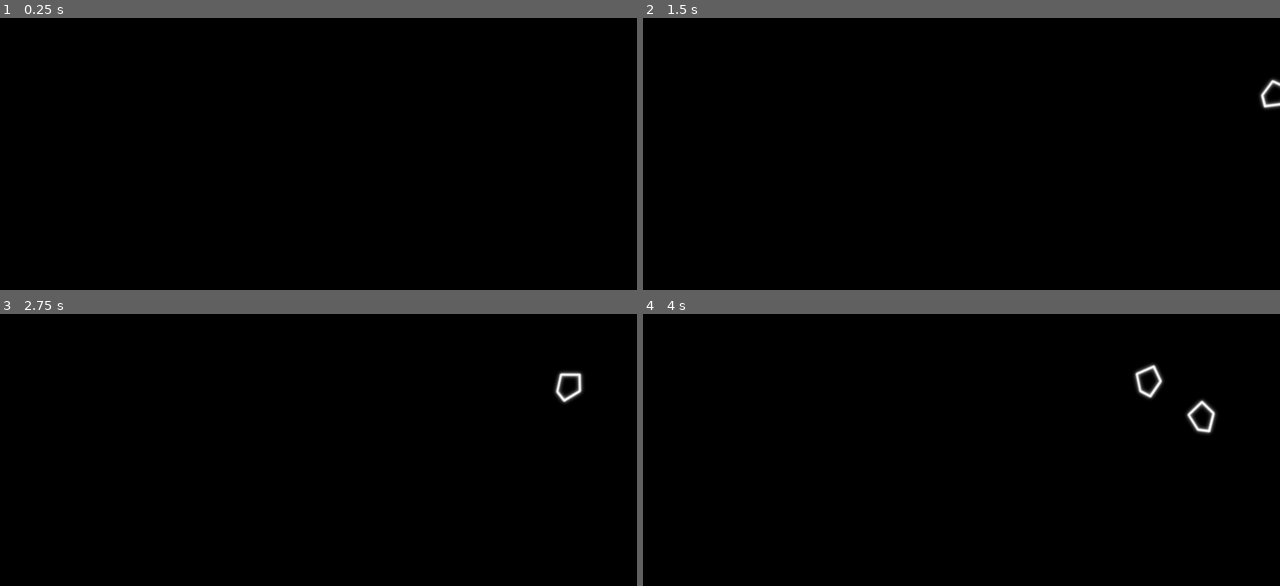
Above: before the commit, frames 1-4 (two rows, left to right).
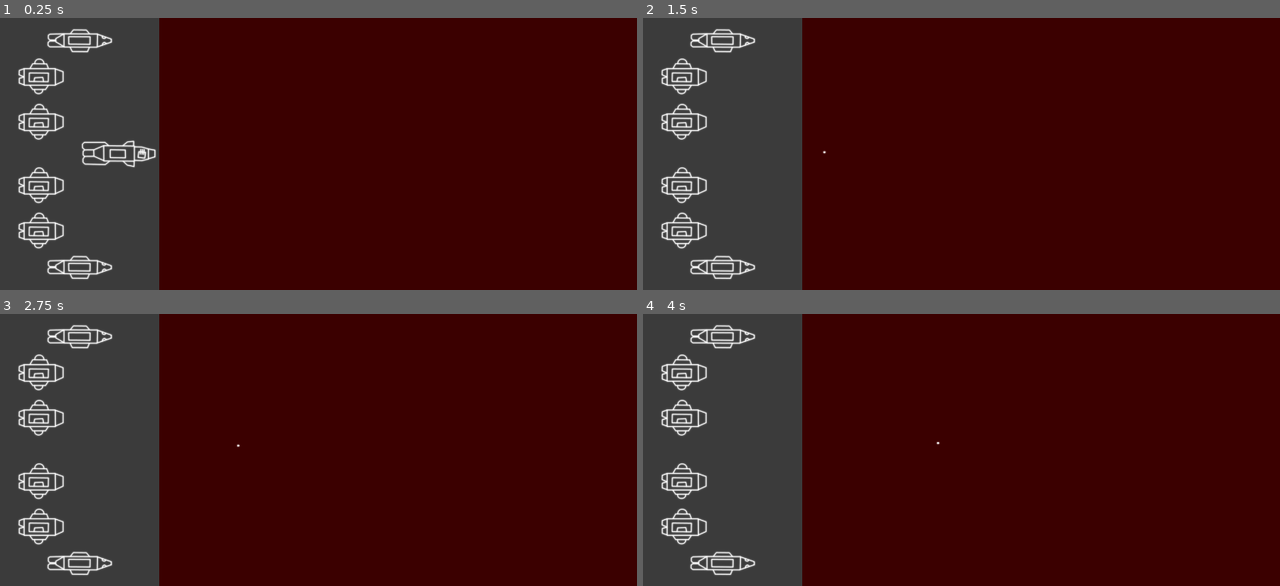
Above: after the commit, the same moments.

Repository: couaky/crossing-the-field
Game: Godot game, scene res://main/Main.tscn
Same seed, same stepped clock (60 frames per second), same inputs: the game is played once before the commit and once after it.
Inputs (mouse positions are in pixels of both pictures, inside the frame that each line leads up to):
- Up to frame 1 (0.25 s): no input
- Up to frame 2 (1.5 s): tap Enter at 0.5 s; move the mouse to (1101, 140) at 0.52 s; tap Q (fire_cannons, bound only after the commit) at 0.6, 1.35 s; tap Space at 1.25 s; move the mouse to (834, 167) at 1.27 s
- Up to frame 3 (2.75 s): move the mouse to (382, 390) at 2.02 s; tap Q (fire_cannons, bound only after the commit) at 2.1 s
- Up to frame 4 (4 s): move the mouse to (929, 504) at 2.77 s; tap Q (fire_cannons, bound only after the commit) at 2.85, 3.6 s; move the mouse to (1152, 490) at 3.52 s

The runs differ from the first frame. In frame 1, 100% of the frame differs, in the area x 0-100%, y 0-100%; in frame 2, 100%; in frame 3, 100%; in frame 4, 100%.
Error after the commit: Attempt to call function 'look_at' in base 'previously freed instance' on a null instance. (res://components/PlayerFleet.gd:28)

Commit message:
Better scale + collision + add fleet and first draft cannons

Diff:
--- a/components/Asteroid.gd
+++ b/components/Asteroid.gd
@@ -1,4 +1,4 @@
-extends KinematicBody2D
+extends Area2D
 
 
 var max_rotation_speed: float = 90.0
@@ -28,3 +28,7 @@
 
 	if position.x < 0:
 		queue_free()
+
+
+func _on_Asteroid_area_shape_entered(area_rid, area, area_shape_index, local_shape_index):
+	queue_free()
--- a/components/Asteroid.tscn
+++ b/components/Asteroid.tscn
@@ -4,13 +4,16 @@
 [ext_resource path="res://components/Asteroid.gd" type="Script" id=2]
 
 [sub_resource type="CircleShape2D" id=1]
-radius = 30.0
+radius = 11.0
 
-[node name="Asteroid" type="KinematicBody2D"]
+[node name="Asteroid" type="Area2D"]
 script = ExtResource( 2 )
 
 [node name="Sprite" type="Sprite" parent="."]
+scale = Vector2( 0.35, 0.35 )
 texture = ExtResource( 1 )
 
 [node name="CollisionShape2D" type="CollisionShape2D" parent="."]
 shape = SubResource( 1 )
+
+[connection signal="area_shape_entered" from="." to="." method="_on_Asteroid_area_shape_entered"]
--- /dev/null
+++ b/components/CannonShell.gd
@@ -0,0 +1,15 @@
+extends Area2D
+
+
+var target: Vector2 = Vector2.ZERO
+var direction: Vector2 = Vector2.ZERO
+var speed: float = 100
+
+
+func fire_at(shot_target: Vector2):
+	target = shot_target
+	direction = (target - position).normalized()
+
+
+func _process(delta):
+	position += direction * speed * delta
--- /dev/null
+++ b/components/CannonShell.tscn
@@ -0,0 +1,19 @@
+[gd_scene load_steps=4 format=2]
+
+[ext_resource path="res://assets/Shell.png" type="Texture" id=1]
+[ext_resource path="res://components/CannonShell.gd" type="Script" id=2]
+
+[sub_resource type="CapsuleShape2D" id=1]
+radius = 2.0
+height = 2.0
+
+[node name="CannonShell" type="Area2D"]
+script = ExtResource( 2 )
+
+[node name="Sprite" type="Sprite" parent="."]
+scale = Vector2( 0.35, 0.35 )
+texture = ExtResource( 1 )
+
+[node name="CollisionShape2D" type="CollisionShape2D" parent="."]
+rotation = 1.5708
+shape = SubResource( 1 )
--- /dev/null
+++ b/components/PlayerFleet.gd
@@ -0,0 +1,31 @@
+extends Node2D
+
+
+export var cannon_shell: PackedScene
+
+var min_x_cursor = 350
+
+var turret_node: Node2D
+
+
+func _fire_cannon(shot_target: Vector2):
+	print("Shoot at %s" % shot_target)
+	var created_shell = cannon_shell.instance()
+	add_child(created_shell)
+	created_shell.global_position = turret_node.global_position
+	created_shell.global_rotation = turret_node.global_rotation
+	created_shell.fire_at(shot_target)
+
+
+func _ready():
+	turret_node = $Cruiser/SpriteTurret
+
+
+func _process(delta):
+	var mouse_position = get_viewport().get_mouse_position()
+	mouse_position.x = max(mouse_position.x, min_x_cursor)
+
+	turret_node.look_at(mouse_position)
+
+	if Input.is_action_just_pressed("fire_cannons"):
+		_fire_cannon(mouse_position)
--- /dev/null
+++ b/components/PlayerFleet.tscn
@@ -0,0 +1,108 @@
+[gd_scene load_steps=8 format=2]
+
+[ext_resource path="res://assets/Cruiser.png" type="Texture" id=1]
+[ext_resource path="res://assets/Escort.png" type="Texture" id=2]
+[ext_resource path="res://assets/Cargo.png" type="Texture" id=3]
+[ext_resource path="res://components/PlayerShip.gd" type="Script" id=4]
+[ext_resource path="res://assets/Turret.png" type="Texture" id=5]
+[ext_resource path="res://components/PlayerFleet.gd" type="Script" id=6]
+[ext_resource path="res://components/CannonShell.tscn" type="PackedScene" id=7]
+
+[node name="PlayerFleet" type="Node2D"]
+script = ExtResource( 6 )
+cannon_shell = ExtResource( 7 )
+
+[node name="FleetArea" type="ColorRect" parent="."]
+margin_right = 350.0
+margin_bottom = 600.0
+color = Color( 1, 1, 1, 0.235294 )
+
+[node name="FightArea" type="ColorRect" parent="."]
+margin_left = 350.0
+margin_right = 1400.0
+margin_bottom = 600.0
+color = Color( 1, 0, 0, 0.235294 )
+
+[node name="Cruiser" type="Area2D" parent="."]
+position = Vector2( 260, 300 )
+script = ExtResource( 4 )
+
+[node name="SpriteHull" type="Sprite" parent="Cruiser"]
+scale = Vector2( 0.35, 0.35 )
+texture = ExtResource( 1 )
+
+[node name="SpriteTurret" type="Sprite" parent="Cruiser"]
+position = Vector2( 52, 0 )
+scale = Vector2( 0.35, 0.35 )
+texture = ExtResource( 5 )
+
+[node name="CollisionPolygon2D" type="CollisionPolygon2D" parent="Cruiser"]
+polygon = PoolVector2Array( -78, -26, 34, -28, 81, -9, 81, 7, 35, 28, -77, 23 )
+
+[node name="EscortA" type="Area2D" parent="."]
+position = Vector2( 175, 50 )
+scale = Vector2( 1, 1 )
+script = ExtResource( 4 )
+
+[node name="Sprite" type="Sprite" parent="EscortA"]
+scale = Vector2( 0.35, 0.35 )
+texture = ExtResource( 2 )
+
+[node name="CollisionPolygon2D" type="CollisionPolygon2D" parent="EscortA"]
+polygon = PoolVector2Array( -69, -15, -23, -15, -14, -25, 16, -25, 24, -16, 39, -15, 70, -4, 70, 4, 38, 15, 22, 15, 18, 25, -17, 25, -22, 15, -70, 15 )
+
+[node name="EscortB" type="Area2D" parent="."]
+position = Vector2( 175, 550 )
+scale = Vector2( 1, 1 )
+script = ExtResource( 4 )
+
+[node name="Sprite" type="Sprite" parent="EscortB"]
+scale = Vector2( 0.35, 0.35 )
+texture = ExtResource( 2 )
+
+[node name="CollisionPolygon2D" type="CollisionPolygon2D" parent="EscortB"]
+polygon = PoolVector2Array( -69, -15, -23, -15, -14, -25, 16, -25, 24, -16, 39, -15, 70, -4, 70, 4, 38, 15, 22, 15, 18, 25, -17, 25, -22, 15, -70, 15 )
+
+[node name="CargoA" type="Area2D" parent="."]
+position = Vector2( 90, 130 )
+script = ExtResource( 4 )
+
+[node name="Sprite" type="Sprite" parent="CargoA"]
+scale = Vector2( 0.35, 0.35 )
+texture = ExtResource( 3 )
+
+[node name="CollisionPolygon2D" type="CollisionPolygon2D" parent="CargoA"]
+polygon = PoolVector2Array( -48, -19, -25, -19, -12, -40, 5, -40, 18, -19, 32, -19, 49, -12, 49, 10, 32, 19, 17, 19, 2, 38, -11, 38, -25, 19, -48, 19 )
+
+[node name="CargoB" type="Area2D" parent="."]
+position = Vector2( 90, 230 )
+script = ExtResource( 4 )
+
+[node name="Sprite" type="Sprite" parent="CargoB"]
+scale = Vector2( 0.35, 0.35 )
+texture = ExtResource( 3 )
+
+[node name="CollisionPolygon2D" type="CollisionPolygon2D" parent="CargoB"]
+polygon = PoolVector2Array( -48, -19, -25, -19, -12, -40, 5, -40, 18, -19, 32, -19, 49, -12, 49, 10, 32, 19, 17, 19, 2, 38, -11, 38, -25, 19, -48, 19 )
+
+[node name="CargoC" type="Area2D" parent="."]
+position = Vector2( 90, 370 )
+script = ExtResource( 4 )
+
+[node name="Sprite" type="Sprite" parent="CargoC"]
+scale = Vector2( 0.35, 0.35 )
+texture = ExtResource( 3 )
+
+[node name="CollisionPolygon2D" type="CollisionPolygon2D" parent="CargoC"]
+polygon = PoolVector2Array( -48, -19, -25, -19, -12, -40, 5, -40, 18, -19, 32, -19, 49, -12, 49, 10, 32, 19, 17, 19, 2, 38, -11, 38, -25, 19, -48, 19 )
+
+[node name="CargoD" type="Area2D" parent="."]
+position = Vector2( 90, 470 )
+script = ExtResource( 4 )
+
+[node name="Sprite" type="Sprite" parent="CargoD"]
+scale = Vector2( 0.35, 0.35 )
+texture = ExtResource( 3 )
+
+[node name="CollisionPolygon2D" type="CollisionPolygon2D" parent="CargoD"]
+polygon = PoolVector2Array( -48, -19, -25, -19, -12, -40, 5, -40, 18, -19, 32, -19, 49, -12, 49, 10, 32, 19, 17, 19, 2, 38, -11, 38, -25, 19, -48, 19 )
--- /dev/null
+++ b/components/PlayerShip.gd
@@ -0,0 +1,18 @@
+extends Area2D
+
+
+export var hull_points: int = 1
+
+
+func _take_damage():
+	hull_points -= 1
+	if hull_points == 0:
+		queue_free()
+
+
+func _ready():
+	connect("area_shape_entered", self, "_on_self_area_shape_entered")
+
+
+func _on_self_area_shape_entered(area_rid, area, area_shape_index, local_shape_index):
+	_take_damage()
--- a/main/AsteroidSpawner.gd
+++ b/main/AsteroidSpawner.gd
@@ -6,18 +6,22 @@
 var chance_to_spawn = 0.5
 
 
+func _spawn_asteroid():
+	var viewport_size = get_viewport().size
+	var spawn_position = Vector2(
+		viewport_size.x - 10,
+		rand_range(10, viewport_size.y - 10))
+	var target_position = Vector2(
+		10,
+		rand_range(10, viewport_size.y - 10))
+
+	var new_asteroid = asteroid_scene.instance()
+	add_child(new_asteroid)
+	new_asteroid.position = spawn_position
+	new_asteroid.go_to(target_position)
+
+
 func _on_SpawnTimer_timeout():
 	var spawn_odd = randf()
 	if spawn_odd < chance_to_spawn:
-		var viewport_size = get_viewport().size
-		var spawn_position = Vector2(
-			viewport_size.x - 10,
-			rand_range(10, viewport_size.y - 10))
-		var target_position = Vector2(
-			10,
-			rand_range(10, viewport_size.y - 10))
-
-		var new_asteroid = asteroid_scene.instance()
-		add_child(new_asteroid)
-		new_asteroid.position = spawn_position
-		new_asteroid.go_to(target_position)
+		_spawn_asteroid()
--- a/main/Main.gd
+++ b/main/Main.gd
@@ -1,16 +1,15 @@
 extends Node2D
 
 
-# Declare member variables here. Examples:
-# var a = 2
-# var b = "text"
+# TODOs
+#	Finalize cannon shots
+#		Layer management for collisions
+#		Fire at correct location
+#		Explose at target
+#		Explose at contact
+#		Reload management ?
+#	Next steps
 
 
-# Called when the node enters the scene tree for the first time.
 func _ready():
 	randomize()
-
-
-# Called every frame. 'delta' is the elapsed time since the previous frame.
-#func _process(delta):
-#	pass
--- a/main/Main.tscn
+++ b/main/Main.tscn
@@ -1,8 +1,9 @@
-[gd_scene load_steps=4 format=2]
+[gd_scene load_steps=5 format=2]
 
 [ext_resource path="res://main/AsteroidSpawner.gd" type="Script" id=1]
 [ext_resource path="res://main/Main.gd" type="Script" id=2]
 [ext_resource path="res://components/Asteroid.tscn" type="PackedScene" id=3]
+[ext_resource path="res://components/PlayerFleet.tscn" type="PackedScene" id=4]
 
 [node name="Main" type="Node2D"]
 script = ExtResource( 2 )
@@ -13,6 +14,7 @@
 
 [node name="SpawnTimer" type="Timer" parent="AsteroidSpawner"]
 wait_time = 0.5
-autostart = true
+
+[node name="PlayerFleet" parent="." instance=ExtResource( 4 )]
 
 [connection signal="timeout" from="AsteroidSpawner/SpawnTimer" to="AsteroidSpawner" method="_on_SpawnTimer_timeout"]
--- a/project.godot
+++ b/project.godot
@@ -24,6 +24,14 @@
 
 common/drop_mouse_on_gui_input_disabled=true
 
+[input]
+
+fire_cannons={
+"deadzone": 0.5,
+"events": [ Object(InputEventKey,"resource_local_to_scene":false,"resource_name":"","device":0,"alt":false,"shift":false,"control":false,"meta":false,"command":false,"pressed":false,"scancode":81,"physical_scancode":0,"unicode":0,"echo":false,"script":null)
+ ]
+}
+
 [physics]
 
 common/enable_pause_aware_picking=true
